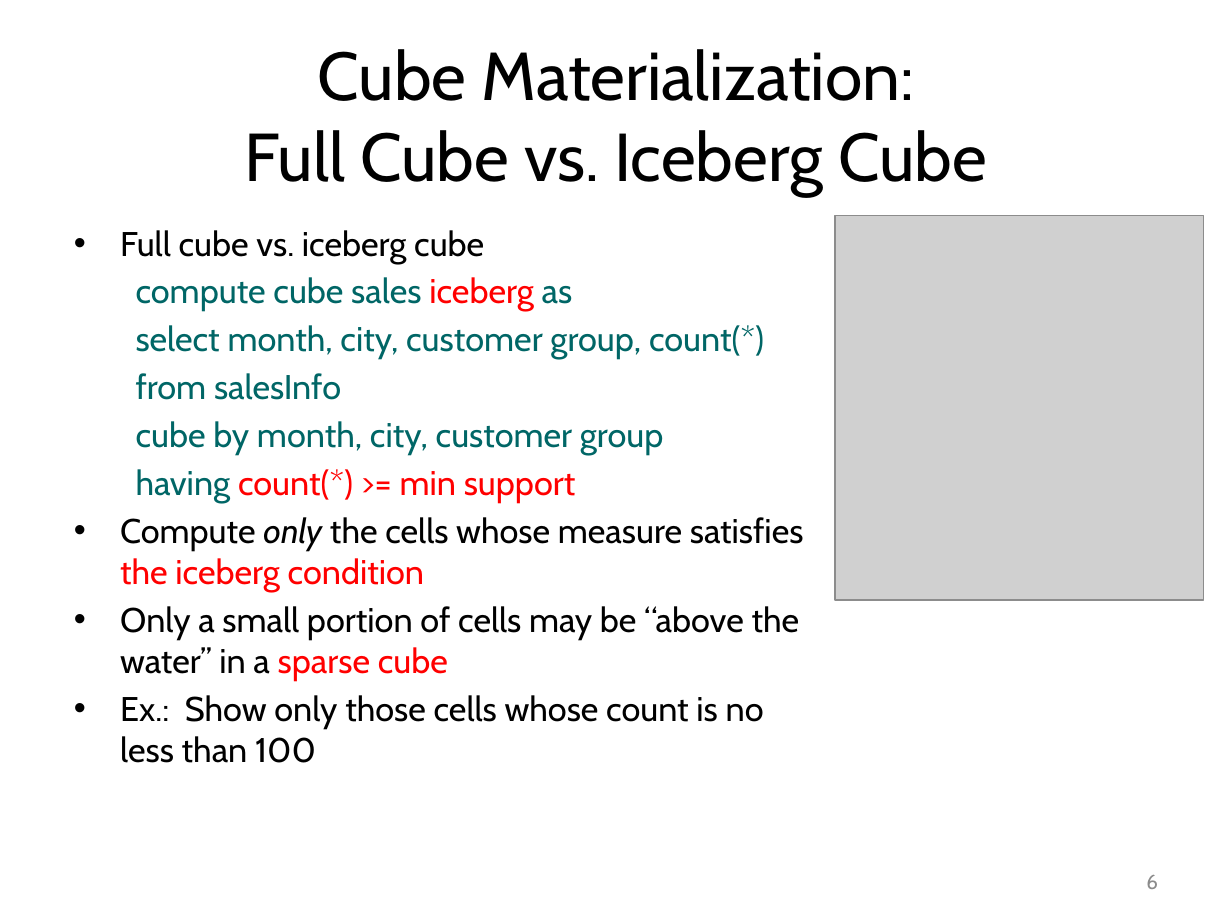
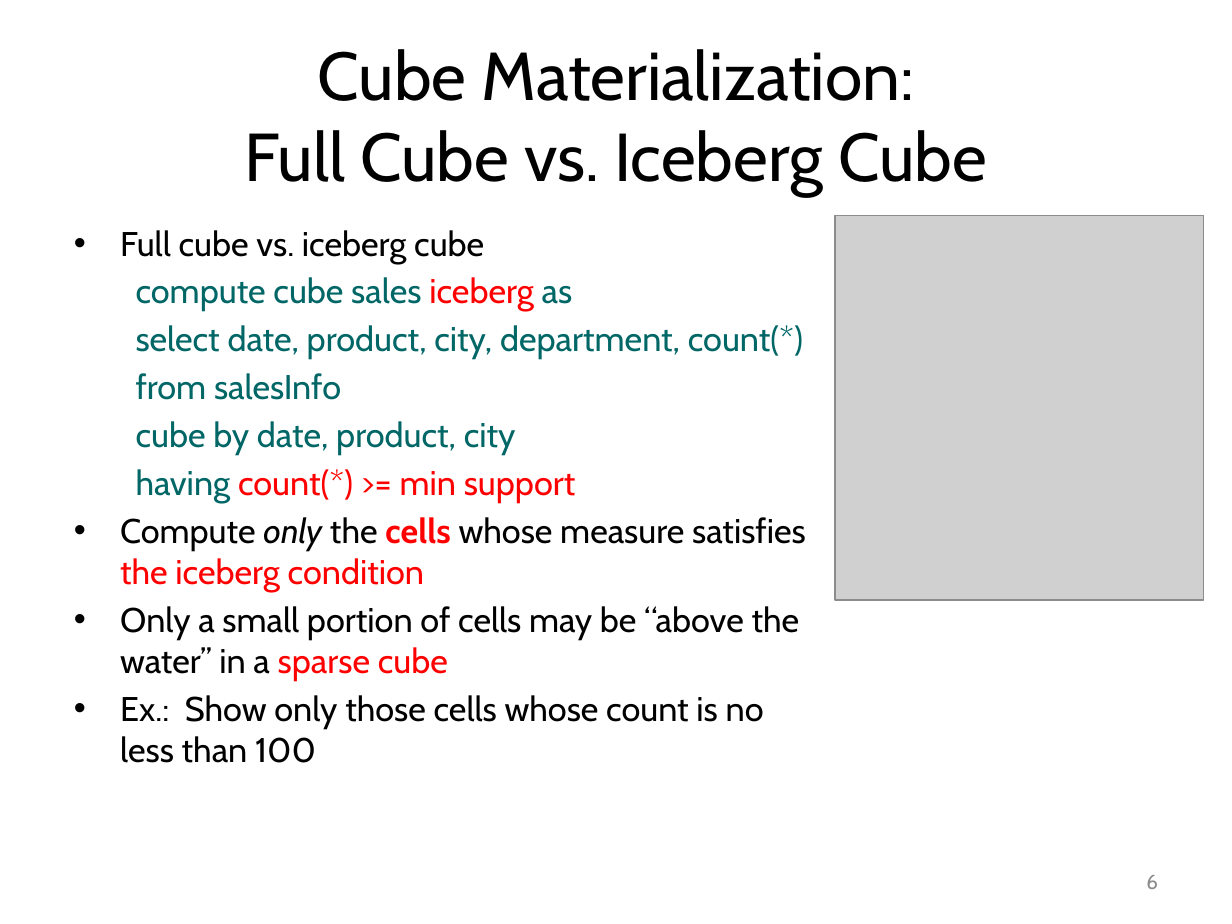
Before and after one commit to mjiang89/mjiang89.github.io, a slide deck: slide 6 of teaching/CS412Summer17-Chapter5.pptx. Drawn at 1232x924 pixels with LibreOffice and Linux fonts; fonts in the diff are those of the drawing; grey boxes stand for pictures. Boxes give left, top, right and bottom in pixels: in the first picture for what was removed or moved away, otherwise in the second. Text is boxed around its words. In the diff, an @@ line names an element or a change of style, - is before the commit and + after.

```diff
--- a/teaching/CS412Summer17-Chapter5.pptx
+++ b/teaching/CS412Summer17-Chapter5.pptx
@@ text at bbox=[136, 325, 803, 360]: text changed @@
-  select month, city, customer group, count(*)
+  select date, product, city, department, count(*)
@@ text at bbox=[136, 421, 516, 456]: text changed @@
-  cube by month, city, customer group
+  cube by date, product, city
@@ text at bbox=[120, 517, 806, 593]: text colour #000000 to #FF0000, bold on in "cells" @@
```
Also in this commit, not shown: 5 other slides changed, 4 slides added, 2 other files.
